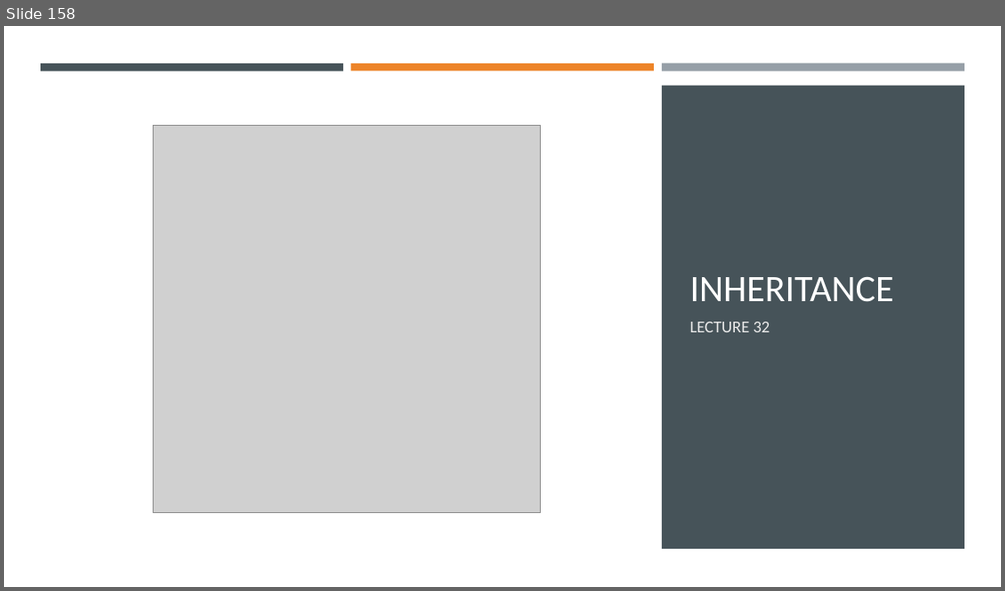
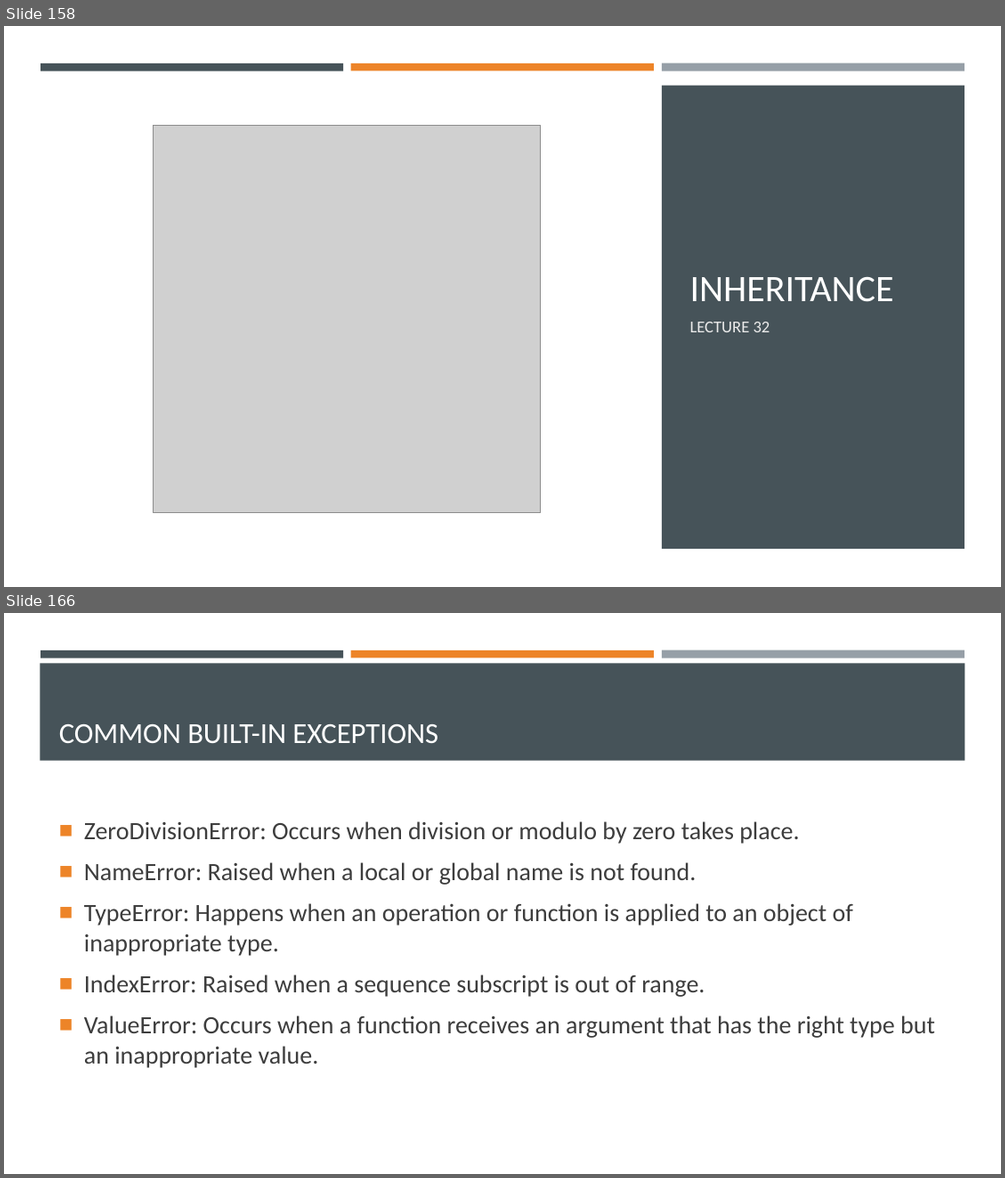
Before and after one commit to Ghost0396/iot, a slide deck: python/Python 3.pptx. Shown one above the other, each under a label of ours: slide 158 before the commit, slides 158 and 166 after it; the slides between them are not shown. The pictures are 1005x591 and 1005x1178 pixels, drawn with LibreOffice and Linux fonts; fonts in the diff are those of the drawing; grey boxes stand for pictures. Boxes give left, top, right and bottom in pixels: in the first picture for what was removed or moved away, otherwise in the second. Text is boxed around its words. In the diff, an @@ line names an element or a change of style, - is before the commit and + after.

```diff
--- a/python/Python 3.pptx
+++ b/python/Python 3.pptx
@@ slide 166 added at <box>4,613,1001,1174</box>, background #FFFFFF @@
@@ rectangle added at <box>40,663,965,761</box>, fill #465359 @@
@@ rectangle added at <box>40,650,343,657</box>, fill #465359 @@
@@ rectangle added at <box>351,650,654,657</box>, fill #ED8428 @@
@@ rectangle added at <box>662,650,964,658</box>, fill #969FA7 @@
@@ title added at <box>59,724,438,743</box>, 28 pt, text #FFFFFF @@
+COMMON BUILT-IN EXCEPTIONS
@@ text added at <box>84,821,935,1068</box>, 24 pt, text #3D3D3D @@
+■ ZeroDivisionError: Occurs when division or modulo by zero takes place.
+■ NameError: Raised when a local or global name is not found.
+■ TypeError: Happens when an operation or function is applied to an object of inappropriate type.
+■ IndexError: Raised when a sequence subscript is out of range.
+■ ValueError: Occurs when a function receives an argument that has the right type but an inappropriate value.
```
Also in this commit, not shown: 19 other slides added, 2 other files.
